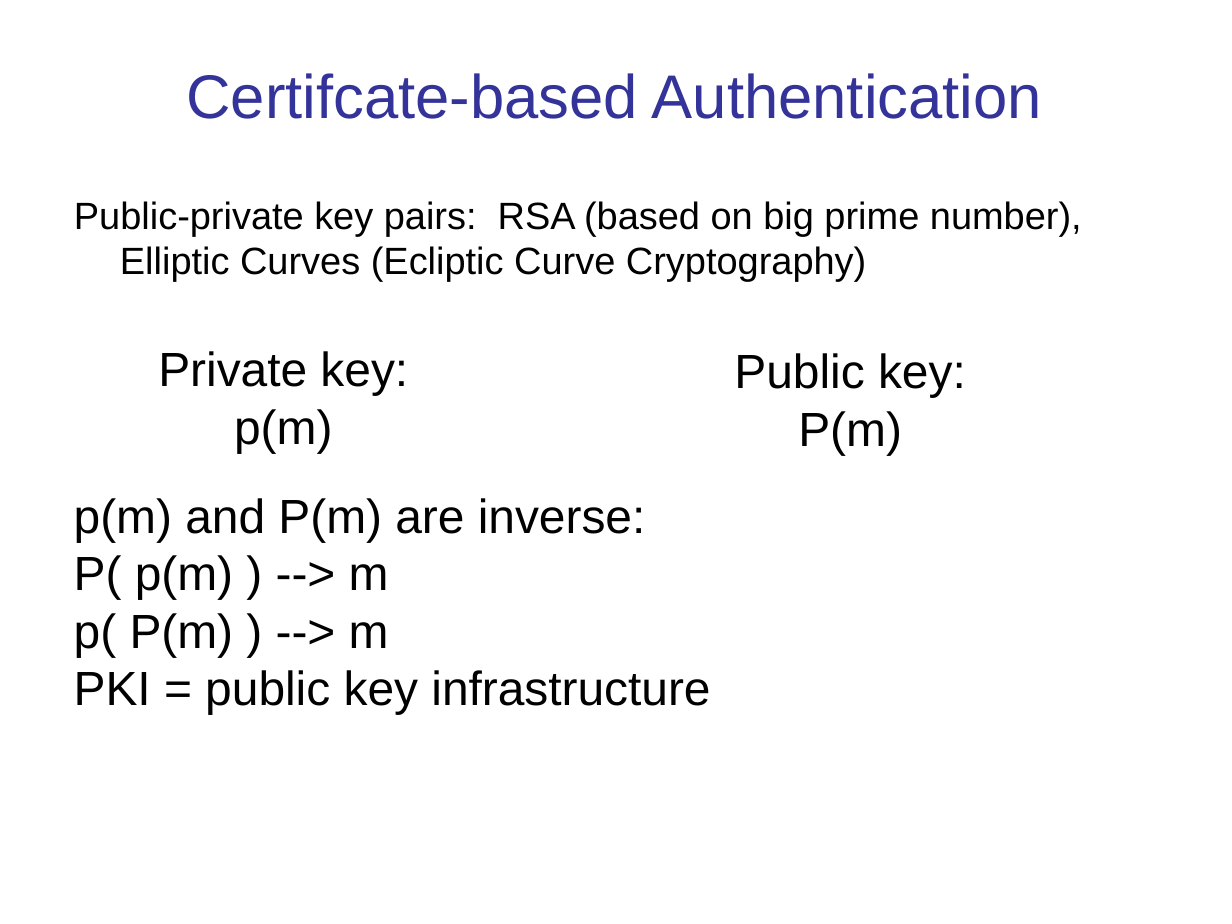
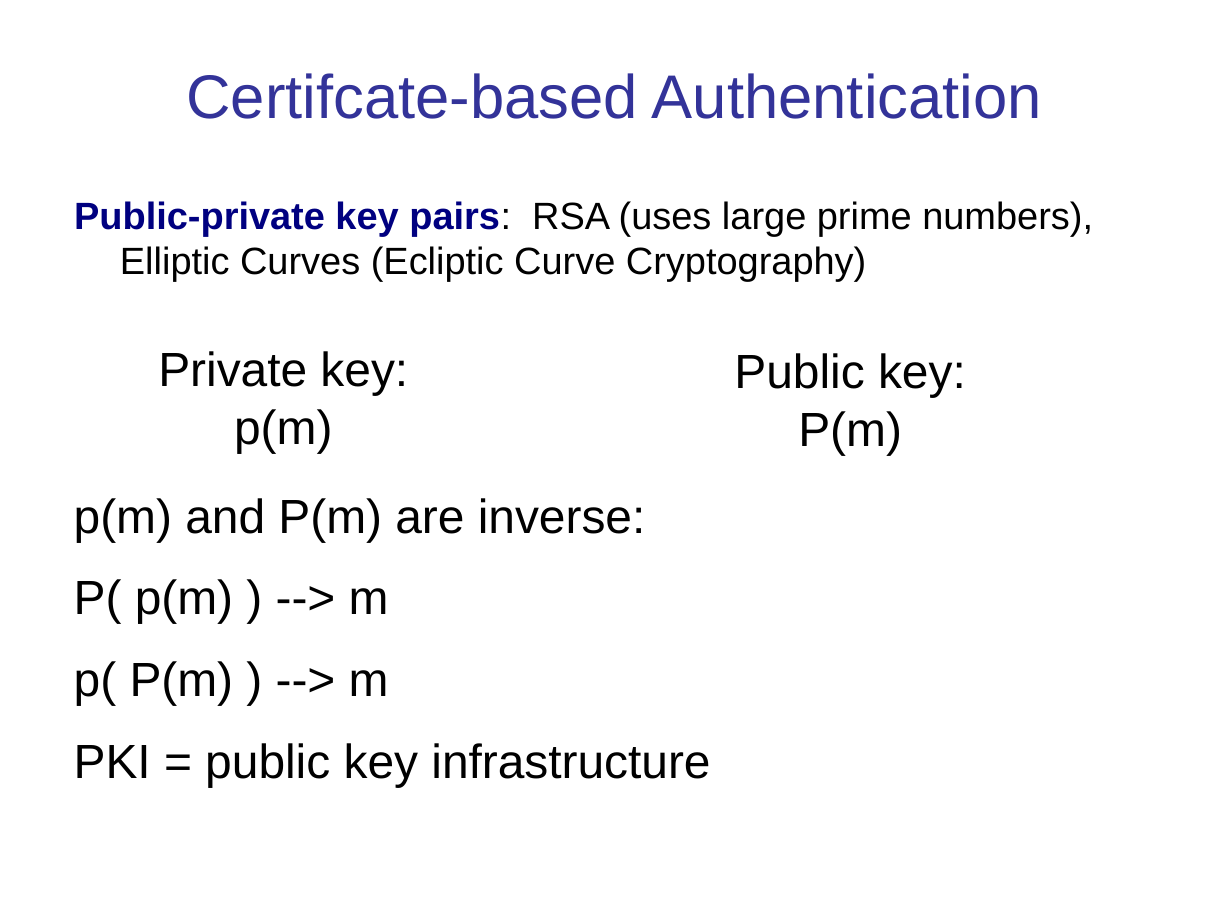
Before and after one commit to cpske/ISP, a slide deck: slide 5 of authentication/Authentication-and-Authorization.ppt. Drawn at 1232x924 pixels with LibreOffice and Linux fonts; fonts in the diff are those of the drawing. Boxes give left, top, right and bottom in pixels: in the first picture for what was removed or moved away, otherwise in the second. Text is boxed around its words. In the diff, an @@ line names an element or a change of style, - is before the commit and + after.

```diff
--- a/authentication/Authentication-and-Authorization.ppt
+++ b/authentication/Authentication-and-Authorization.ppt
@@ text at (74,201,1093,281): text changed @@
-Public-private key pairs: RSA (based on big prime number), Elliptic Curves (Ecliptic Curve Cryptography)
+Public-private key pairs: RSA (uses large prime numbers), Elliptic Curves (Ecliptic Curve Cryptography)
@@ text "p(m) and P(m) are inverse:" at (74,498,710,787): more space between paragraphs @@
```
Also in this commit, not shown: 12 other slides changed, 7 slides added, 1 slide removed.
